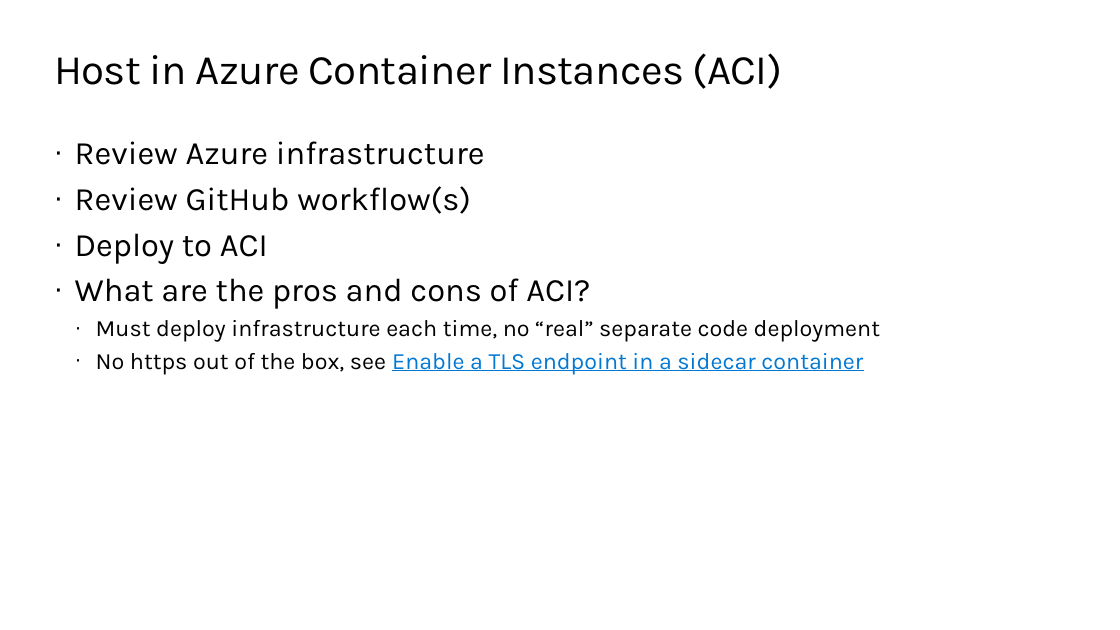
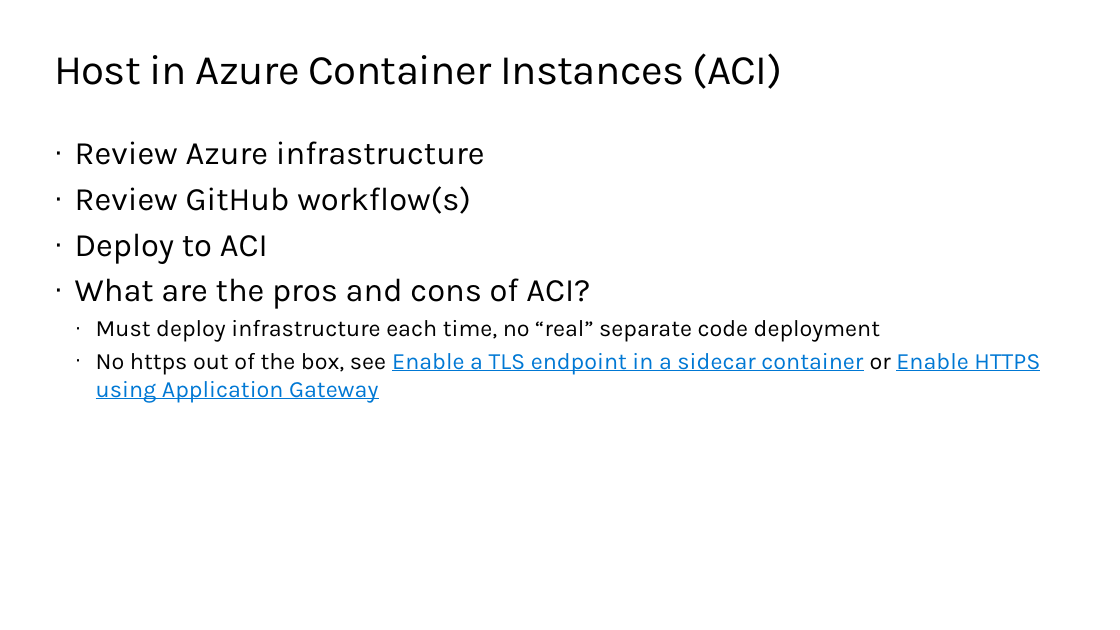
Before and after one commit to mattruma/containers-everywhere-in-azure, a slide deck: slide 12 of docs/ContainersEverywhereInAzure.pptx. Drawn at 1120x630 pixels with LibreOffice and Linux fonts; fonts in the diff are those of the drawing; background and template pictures are left out. Boxes give left, top, right and bottom in pixels: in the first picture for what was removed or moved away, otherwise in the second. Text is boxed around its words. In the diff, an @@ line names an element or a change of style, - is before the commit and + after.

Commit message:
presentation

```diff
--- a/docs/ContainersEverywhereInAzure.pptx
+++ b/docs/ContainersEverywhereInAzure.pptx
@@ text at box(96, 353, 1040, 402): text changed @@
-  · No https out of the box, see Enable a TLS endpoint in a sidecar container
+  · No https out of the box, see Enable a TLS endpoint in a sidecar container or Enable HTTPS using Application Gateway
```
